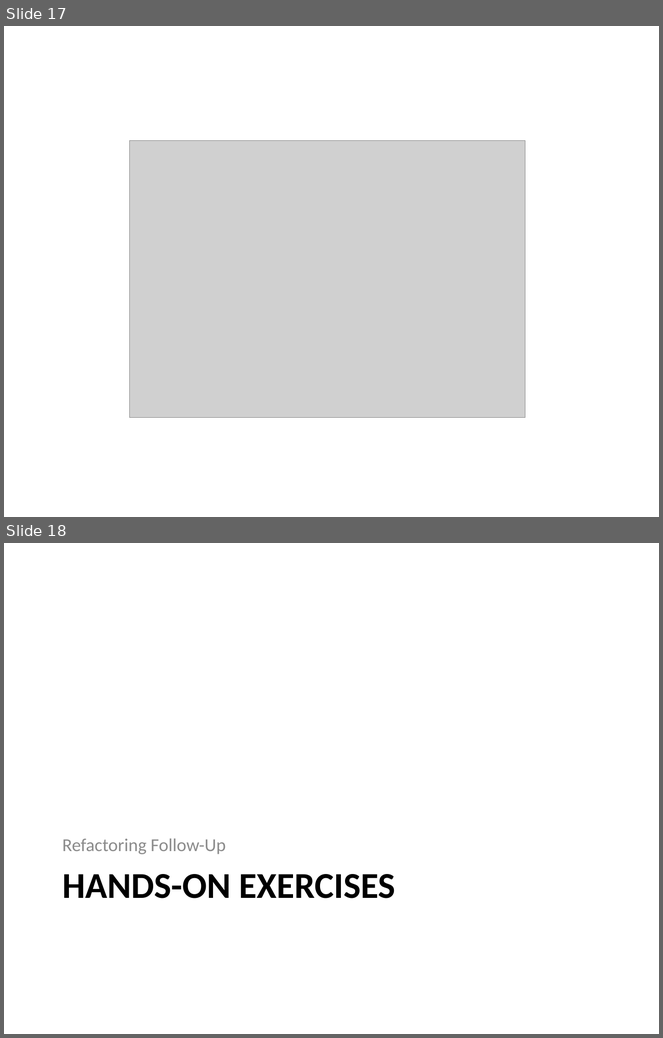
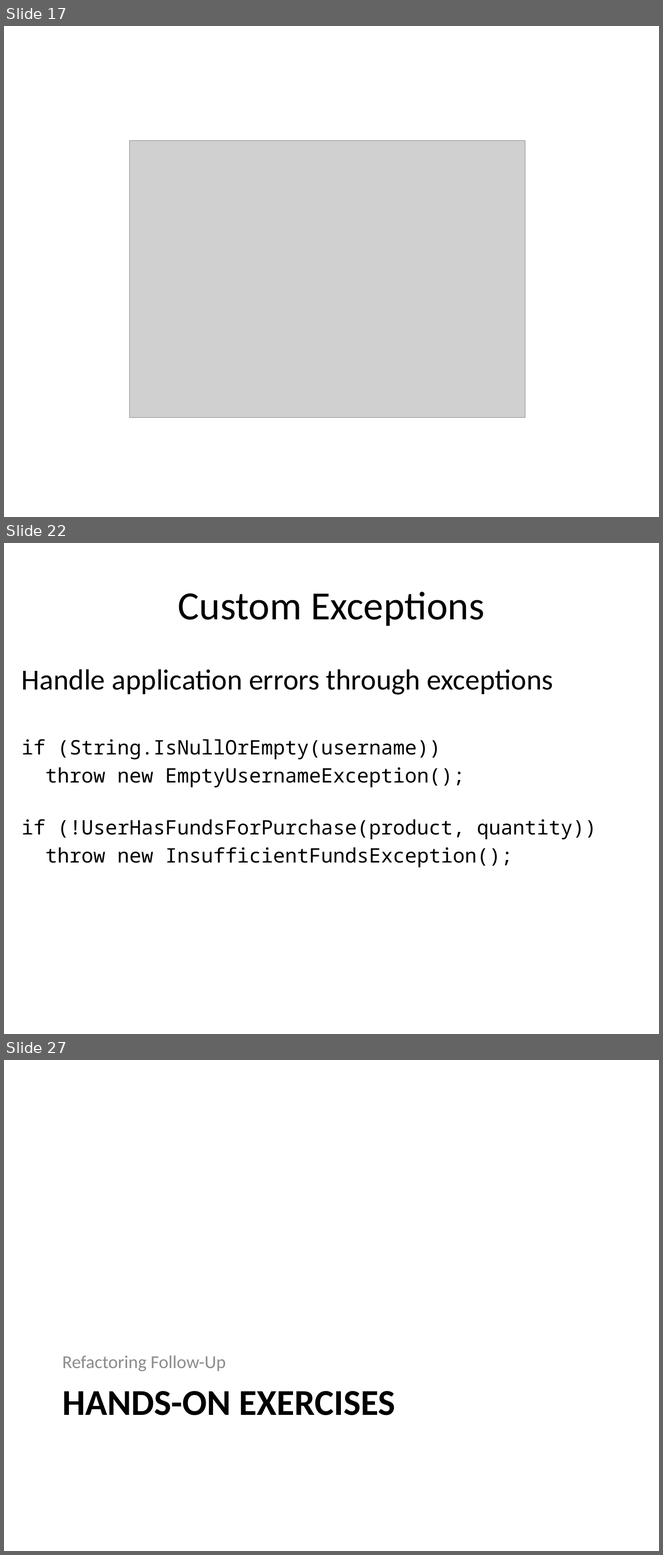
Before and after one commit to bkraitberg/refactoring-training-2.0, a slide deck: Docs/Refactoring-2.0.pptx. Shown one above the other, each under a label of ours: slides 17 and 18 before the commit, slides 17, 22 and 27 after it; the slides between them are not shown. The pictures are 663x1038 and 663x1555 pixels, drawn with LibreOffice and Linux fonts; fonts in the diff are those of the drawing; grey boxes stand for pictures. Boxes give left, top, right and bottom in pixels: in the first picture for what was removed or moved away, otherwise in the second. Text is boxed around its words. In the diff, an @@ line names an element or a change of style, - is before the commit and + after.

```diff
--- a/Docs/Refactoring-2.0.pptx
+++ b/Docs/Refactoring-2.0.pptx
@@ slide 22 added at box(4, 543, 659, 1034), background #FFFFFF @@
@@ title added at box(178, 591, 484, 626), 44 pt, text #000000 @@
+Custom Exceptions
@@ text added at box(22, 669, 597, 868), 22 pt, text #000000 @@
+Handle application errors through exceptions
+if (String.IsNullOrEmpty(username))
+throw new EmptyUsernameException();
+if (!UserHasFundsForPurchase(product, quantity))
+throw new InsufficientFundsException();
@@ what was slide 18 is now slide 27 @@
```
Also in this commit, not shown: 1 slide changed, 8 other slides added.
